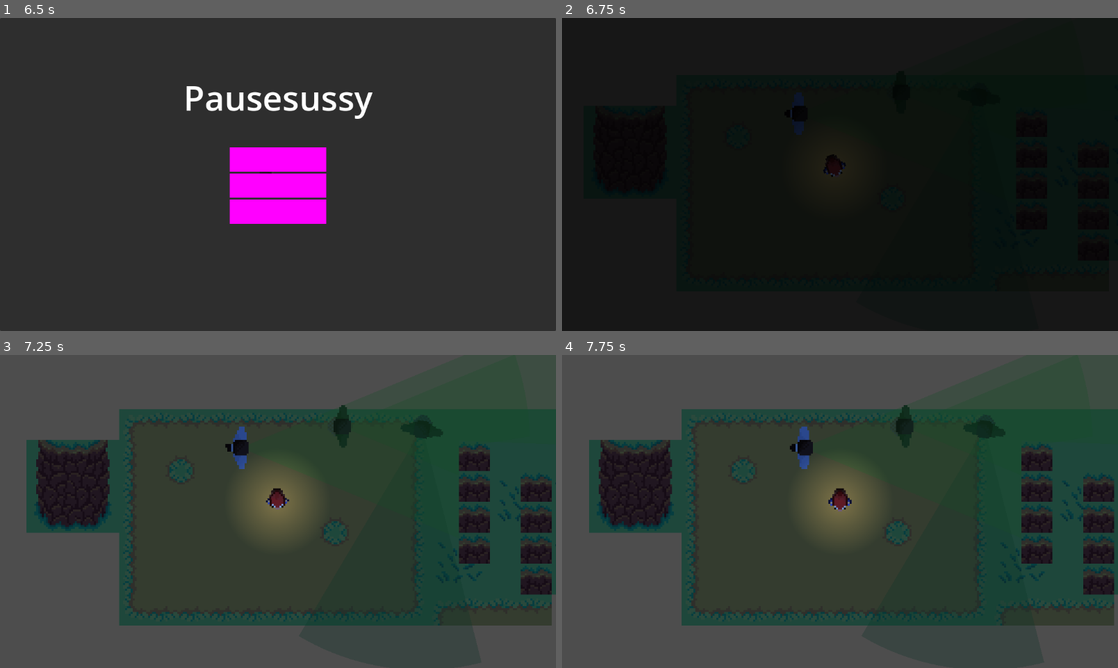
Above: before the commit, frames 1-4 (two rows, left to right).
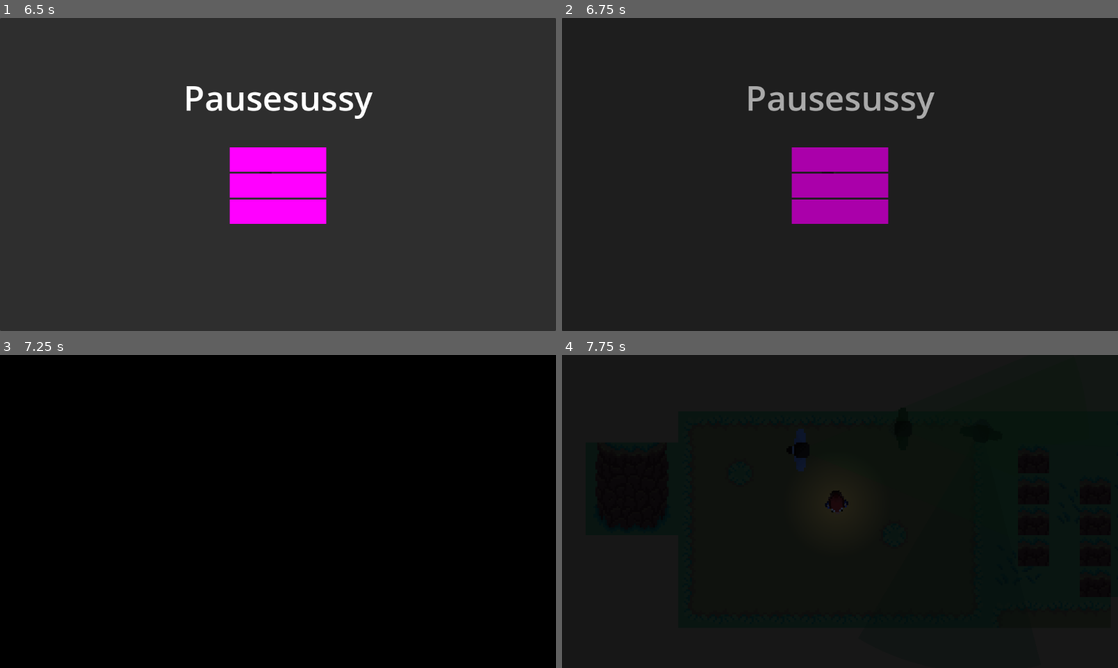
Above: after the commit, the same moments.

Repository: X-ppresso/Untitled-Gnome-Game
Game: Godot game, scene res://Scenes/Menu.tscn
Two runs of this game, one before a commit and one after it. Both use one fixed random seed, a clock stepped at 60 frames per second and the inputs below. The engine's default icon, where the game draws it, is replaced by a stand-in: a white triangle on a blue panel in a dark square.
Inputs (mouse positions are in pixels of both pictures, inside the frame that each line leads up to):
- Up to frame 1 (6.5 s): click (428, 212) at 0.5 s; click (428, 212) at 1.25 s; move the mouse to (400, 158) at 2.02 s; hold D (right) 2.03-2.78 s; hold 1 (Ability_1) 2.03-2.78 s; move the mouse to (250, 174) at 2.77 s; hold W (up) 2.78-5.03 s; tap 2 (Ability_2) at 2.85, 5.85 s; move the mouse to (289, 168) at 3.52 s; press the mouse at (289, 168) at 3.53 s; move the mouse to (250, 237) at 4.27 s; release the mouse at (250, 237) at 4.28 s; tap Shift (run) at 4.35 s; move the mouse to (444, 221) at 5.02 s; hold 1 (Ability_1) 5.03-5.78 s; hold A (left) from 5.03 s (still down); right-click (444, 221) at 5.65 s; move the mouse to (111, 127) at 5.77 s; tap Escape (Pause) at 6.4 s
- Up to frame 2 (6.75 s): release A (left) at 6.5 s; click (840, 187) at 6.5 s
- Up to frame 3 (7.25 s): no input
- Up to frame 4 (7.75 s): click (840, 549) at 7.27 s

Frame 1 is identical in both runs. In frame 2, 9.9% of the frame differs, in the area x 5-100%, y 0-88%; in frame 3, 99%, in the area x 0-100%, y 0-100%; in frame 4, 96%.

Commit message:
pause funky so I fixed it 2: electric boogaloo

Diff:
--- a/Scenes/Game testing.tscn
+++ b/Scenes/Game testing.tscn
@@ -375,7 +375,6 @@
 visible = false
 
 [node name="Pause" parent="." instance=ExtResource("7_12u7d")]
-process_mode = 2
 visible = false
 
 [node name="Transition" type="AnimationPlayer" parent="."]
@@ -398,3 +397,5 @@
 grow_vertical = 2
 color = Color(0, 0, 0, 1)
 metadata/_edit_use_anchors_ = true
+
+[connection signal="animation_finished" from="Transition" to="." method="_on_transition_animation_finished"]
--- a/Scenes/Pause.tscn
+++ b/Scenes/Pause.tscn
@@ -143,7 +143,6 @@
 texture_normal = SubResource("PlaceholderTexture2D_r3cuy")
 
 [node name="Transition" type="AnimationPlayer" parent="."]
-process_mode = 2
 libraries = {
 "": SubResource("AnimationLibrary_rhbxn")
 }
@@ -161,3 +160,4 @@
 [connection signal="pressed" from="VBoxContainer/Continue" to="." method="_on_continue_pressed"]
 [connection signal="pressed" from="VBoxContainer/Restart Level" to="." method="_on_restart_level_pressed"]
 [connection signal="pressed" from="VBoxContainer/Back to Menu" to="." method="_on_back_to_menu_pressed"]
+[connection signal="animation_finished" from="Transition" to="." method="_on_transition_animation_finished"]
--- a/Scripts/pause.gd
+++ b/Scripts/pause.gd
@@ -2,24 +2,38 @@
 
 @onready var transition = $Transition
 var menu = preload("res://Scenes/Menu.tscn")
+var is_restarting = false
+var is_exiting = false
 
 # Called when the node enters the scene tree for the first time.
 func _ready() -> void:
 	self.hide()
-
-func pause():
-	self.show()
-	get_tree().paused = true
 
 func _on_continue_pressed() -> void:
 	self.hide()
 	get_tree().paused = false
 
 func _on_restart_level_pressed() -> void:
-	get_tree().paused = false
-	get_tree().reload_current_scene()
+	is_restarting = true
+	$Transition.play("fade_out")
 
 func _on_back_to_menu_pressed() -> void:
+	is_exiting = true
+	$Transition.play("fade_out")
+
+func _on_transition_animation_finished(anim_name: StringName) -> void:
 	get_tree().paused = false
-	$Transition.play("fade_out")
-	get_tree().change_scene_to_file("res://Scenes/Menu.tscn")
+
+	if is_restarting == true:
+		get_tree().reload_current_scene()
+		is_restarting = false
+
+	elif is_exiting == true:
+		get_tree().change_scene_to_file("res://Scenes/Menu.tscn")
+		is_exiting = false
+	else:
+		pass
+
+func pause():
+	self.show()
+	get_tree().paused = true
--- a/game_over.gd
+++ b/game_over.gd
@@ -23,6 +23,8 @@
 	elif is_restarting == true :
 		get_tree().reload_current_scene()
 		is_restarting = false
+	else:
+		pass
 
 func game_over():
 	get_tree().paused = true
